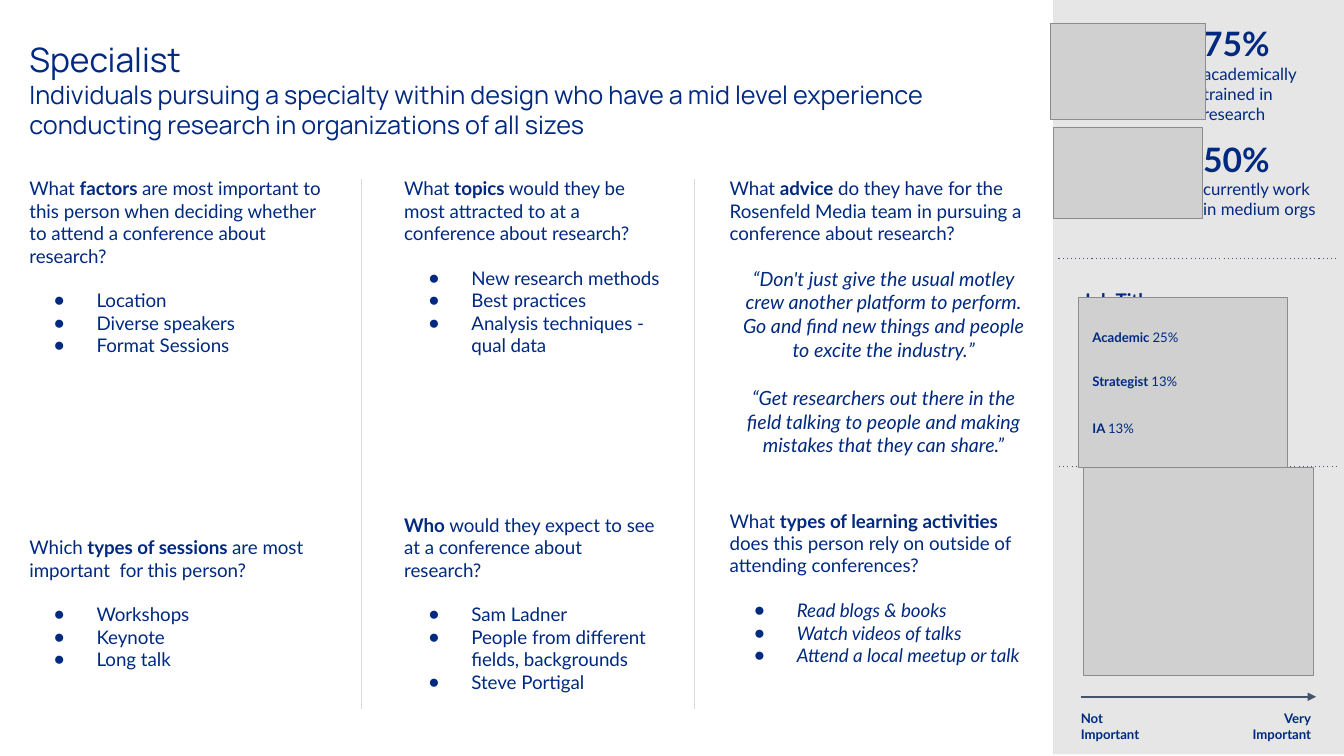
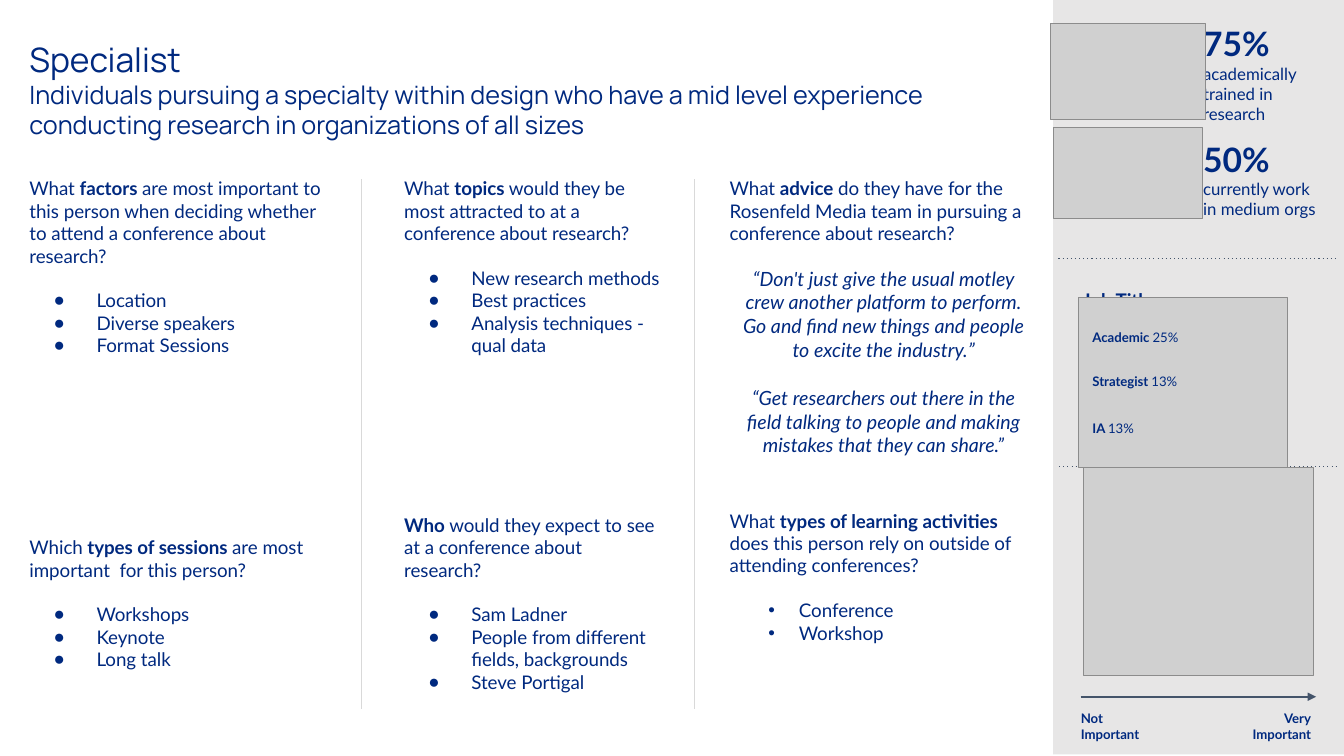
Before and after one commit to PersonaPredicta/Survey_Says..., a slide deck: slide 6 of established_personas.pptx. Drawn at 1344x756 pixels with LibreOffice and Linux fonts; fonts in the diff are those of the drawing; grey boxes stand for pictures. Boxes give left, top, right and bottom in pixels: in the first picture for what was removed or moved away, otherwise in the second. Text is boxed around its words. In the diff, an @@ line names an element or a change of style, - is before the commit and + after.

```diff
--- a/established_personas.pptx
+++ b/established_personas.pptx
@@ text at (799,603,894,644): text changed; italic off @@
-● Read blogs & books
-● Watch videos of talks
-● Attend a local meetup or talk
+• Conference
+• Workshop
```
Also in this commit, not shown: 4 other slides changed, 1 slide added.
